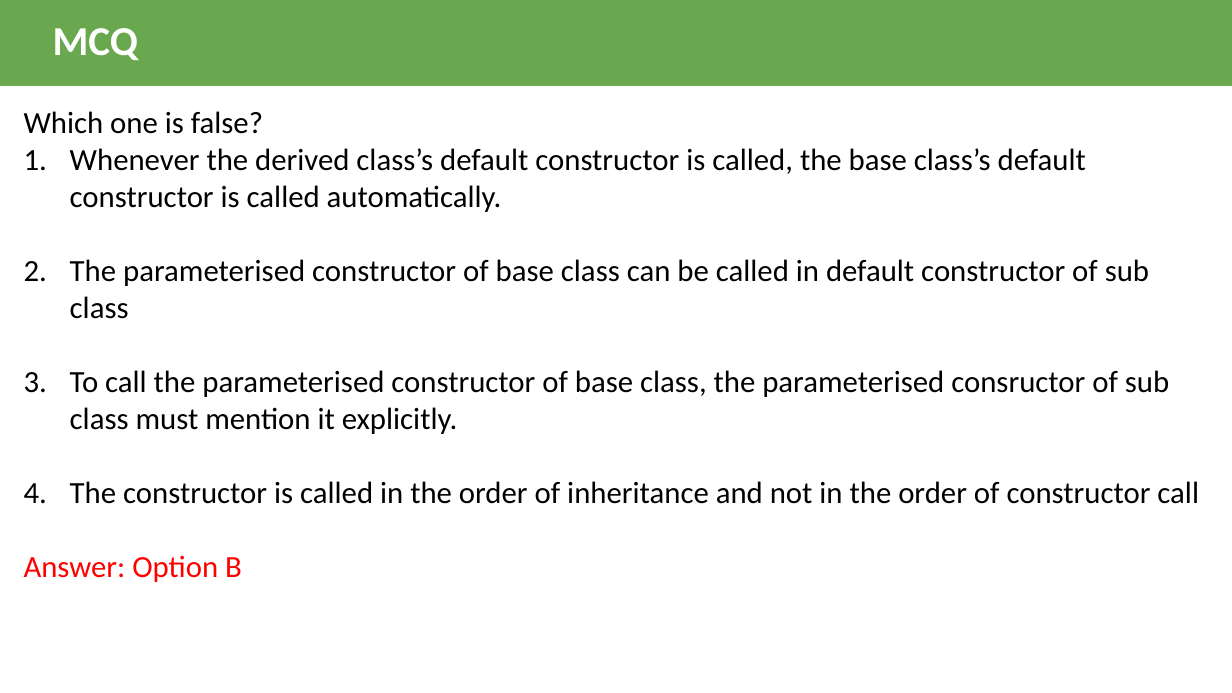
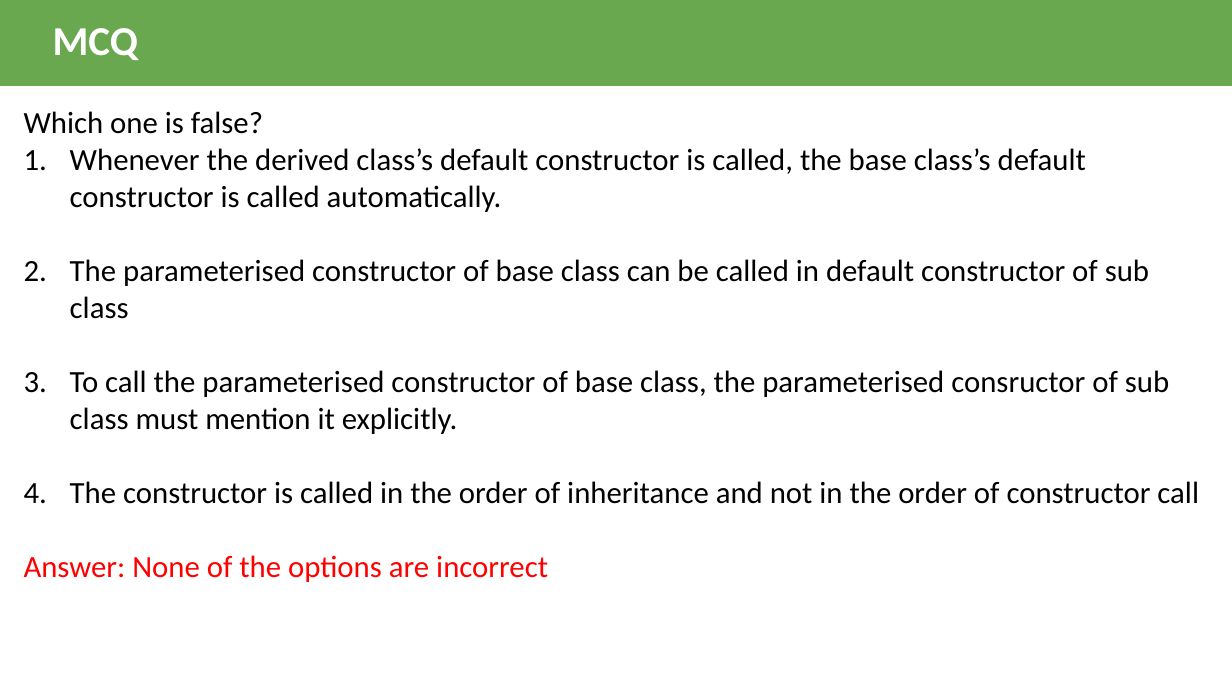
Before and after one commit to KartavyaKothari/cpp-lpu-x, a slide deck: slide 66 of slides/Lec8.pptx. Drawn at 1232x693 pixels with LibreOffice and Linux fonts; fonts in the diff are those of the drawing. Boxes give left, top, right and bottom in pixels: in the first picture for what was removed or moved away, otherwise in the second. Text is boxed around its words. In the diff, an @@ line names an element or a change of style, - is before the commit and + after.

```diff
--- a/slides/Lec8.pptx
+++ b/slides/Lec8.pptx
@@ text at [24, 555, 548, 582]: text changed @@
-Answer: Option B
+Answer: None of the options are incorrect
```
Also in this commit, not shown: 1 other slide changed, 6 other files.
